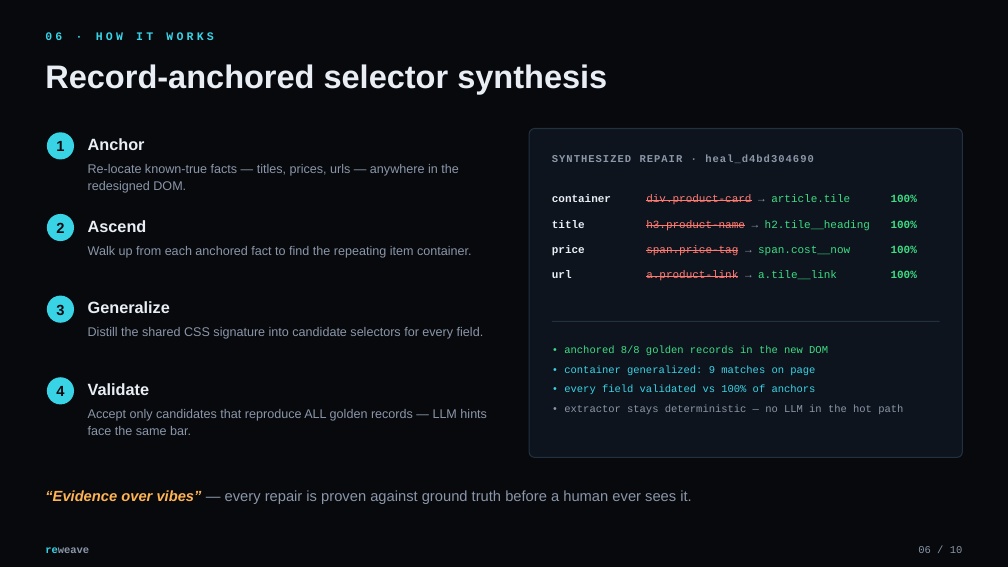
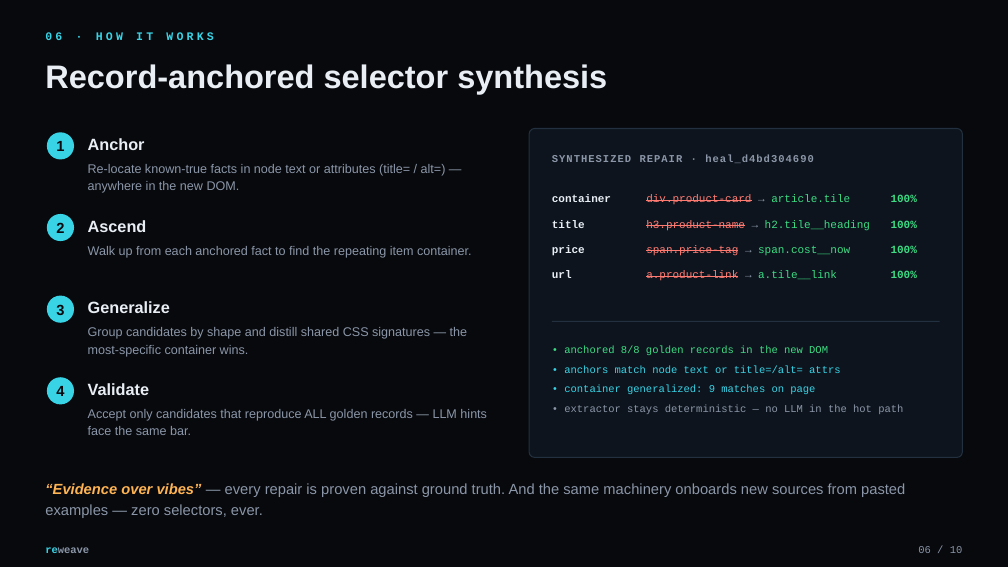
Before and after one commit to vnmoorthy/reweave, a slide deck: slide 6 of docs/reweave-deck.pptx. Drawn at 1008x567 pixels with LibreOffice and Linux fonts; fonts in the diff are those of the drawing. Boxes give left, top, right and bottom in pixels: in the first picture for what was removed or moved away, otherwise in the second. Text is boxed around its words. In the diff, an @@ line names an element or a change of style, - is before the commit and + after.

```diff
--- a/docs/reweave-deck.pptx
+++ b/docs/reweave-deck.pptx
@@ text at (x1=88, y1=164, x2=446, y2=193): text changed @@
-Re-locate known-true facts — titles, prices, urls — anywhere in the redesigned DOM.
+Re-locate known-true facts in node text or attributes (title= / alt=) — anywhere in the new DOM.
@@ text at (x1=88, y1=327, x2=467, y2=357): text changed @@
-Distill the shared CSS signature into candidate selectors for every field.
+Group candidates by shape and distill shared CSS signatures — the most-specific container wins.
@@ text at (x1=564, y1=366, x2=840, y2=373): paragraph added @@
+• anchors match node text or title=/alt= attrs
@@ text at (x1=564, y1=385, x2=816, y2=394): paragraph removed @@
-• every field validated vs 100% of anchors
@@ text "“Evidence over vibes” — every ..." at (x1=45, y1=483, x2=905, y2=518): vertical alignment middle to top @@
@@ text at (x1=45, y1=483, x2=905, y2=518): text changed @@
-“Evidence over vibes” — every repair is proven against ground truth before a human ever sees it.
+“Evidence over vibes” — every repair is proven against ground truth. And the same machinery onboards new sources from pasted examples — zero selectors, ever.
```
Also in this commit, not shown: 6 other slides changed, 1 other file.
